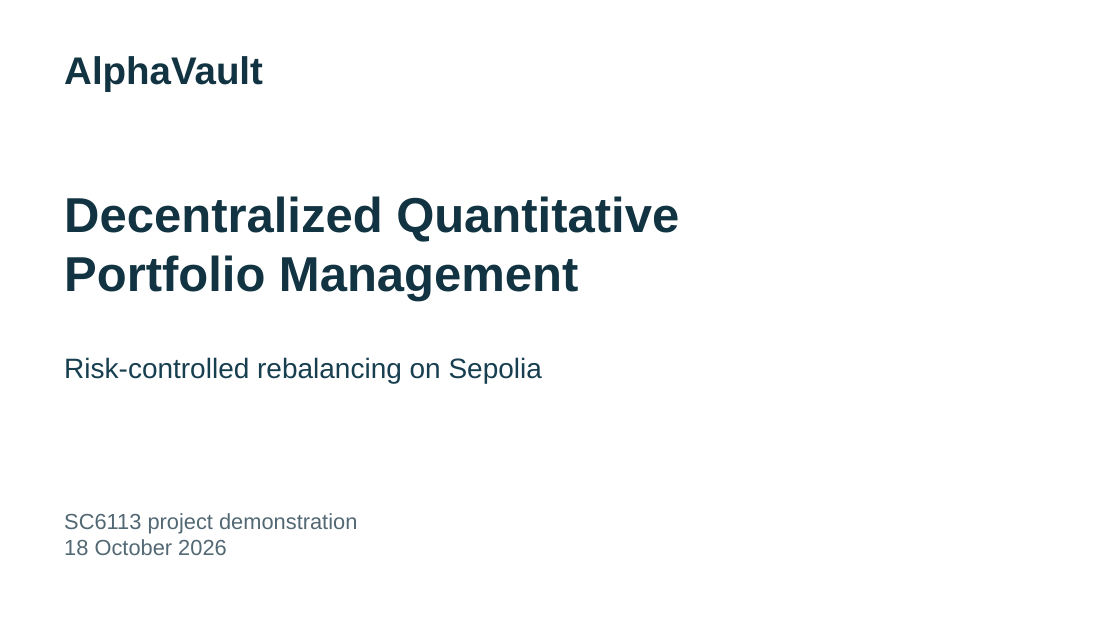
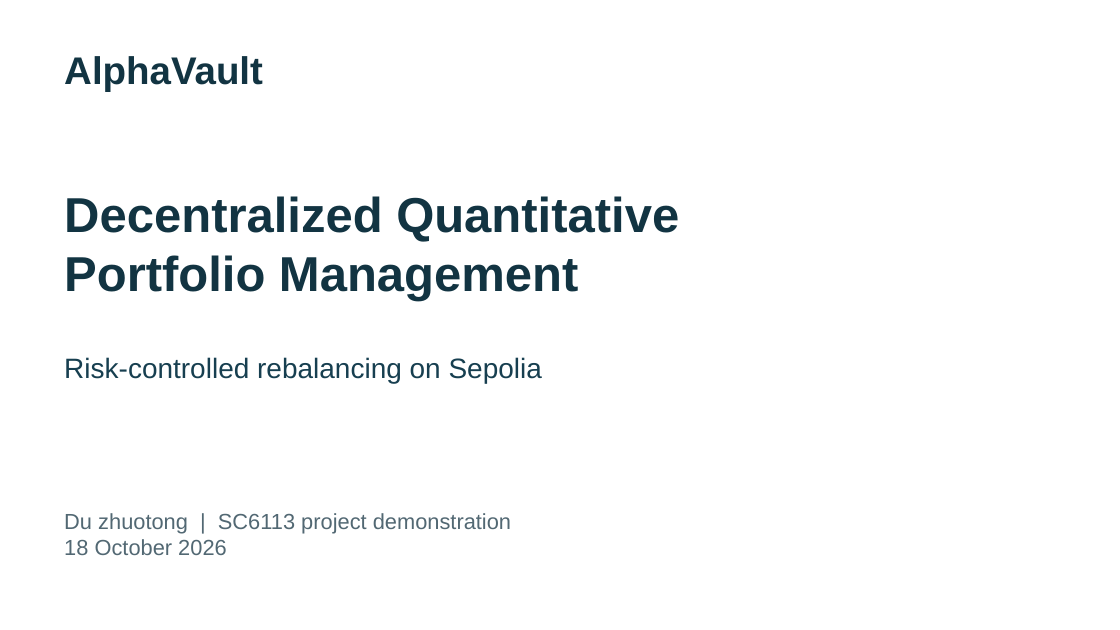
Before and after one commit to qwekker/alphavault-sc6113, a slide deck: slide 1 of submission/AlphaVault-Presentation.pptx. Drawn at 1120x630 pixels with LibreOffice and Linux fonts; fonts in the diff are those of the drawing. Boxes give left, top, right and bottom in pixels: in the first picture for what was removed or moved away, otherwise in the second. Text is boxed around its words. In the diff, an @@ line names an element or a change of style, - is before the commit and + after.

```diff
--- a/submission/AlphaVault-Presentation.pptx
+++ b/submission/AlphaVault-Presentation.pptx
@@ text at (x1=64, y1=513, x2=511, y2=533): text changed @@
-SC6113 project demonstration
+Du zhuotong | SC6113 project demonstration
```
Also in this commit, not shown: 1 other slide changed, 9 other files.
